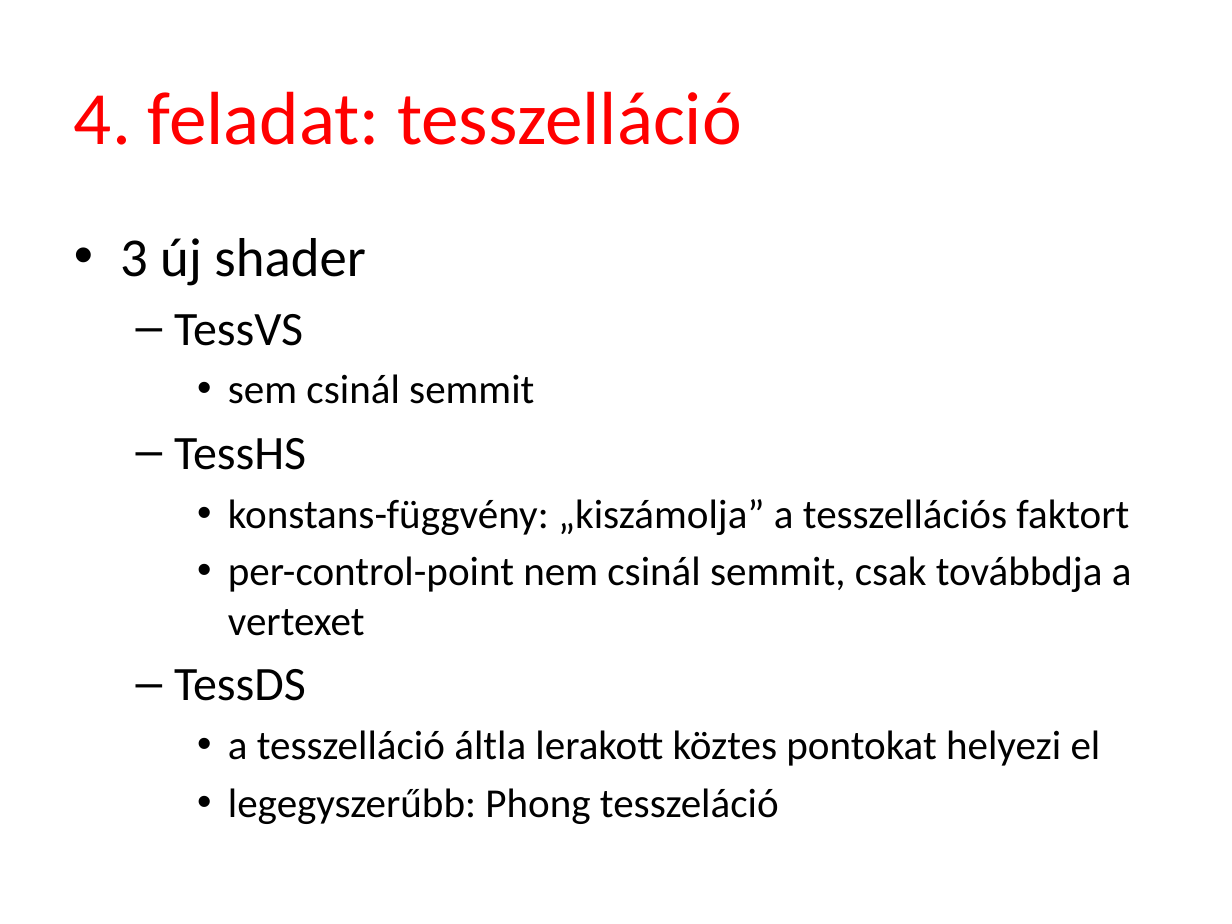
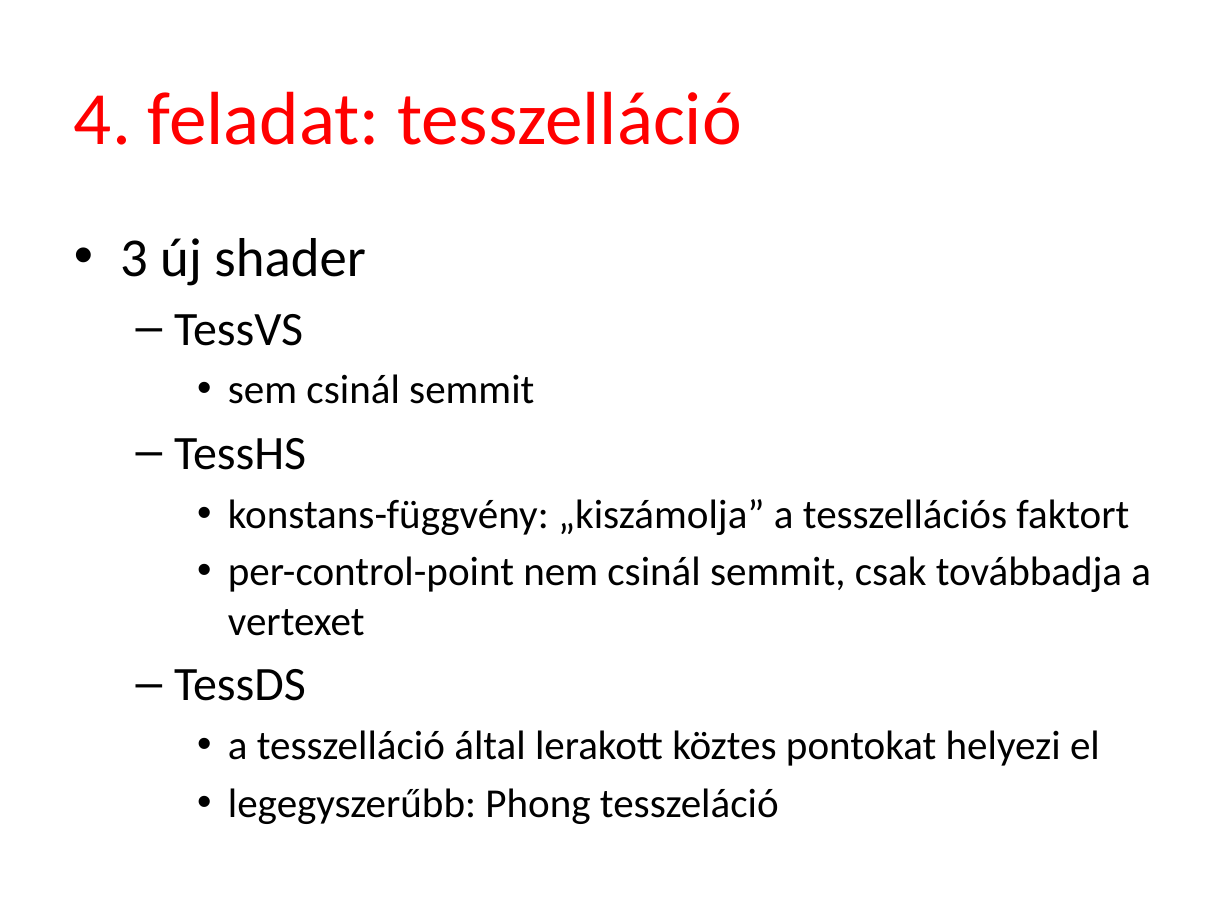
Before and after one commit to szecsi/dx12, a slide deck: slide 27 of Slides/ggl012-Script.pptx. Drawn at 1232x924 pixels with LibreOffice and Linux fonts; fonts in the diff are those of the drawing; background and template pictures are left out. Boxes give left, top, right and bottom in pixels: in the first picture for what was removed or moved away, otherwise in the second. Text is boxed around its words. In the diff, an @@ line names an element or a change of style, - is before the commit and + after.

```diff
--- a/Slides/ggl012-Script.pptx
+++ b/Slides/ggl012-Script.pptx
@@ text at box(228, 556, 1151, 636): text changed @@
-    • per-control-point nem csinál semmit, csak továbbdja a vertexet
+    • per-control-point nem csinál semmit, csak továbbadja a vertexet
@@ text at box(228, 730, 1100, 766): text changed @@
-    • a tesszelláció áltla lerakott köztes pontokat helyezi el
+    • a tesszelláció által lerakott köztes pontokat helyezi el
```
Also in this commit, not shown: 26 other files.
